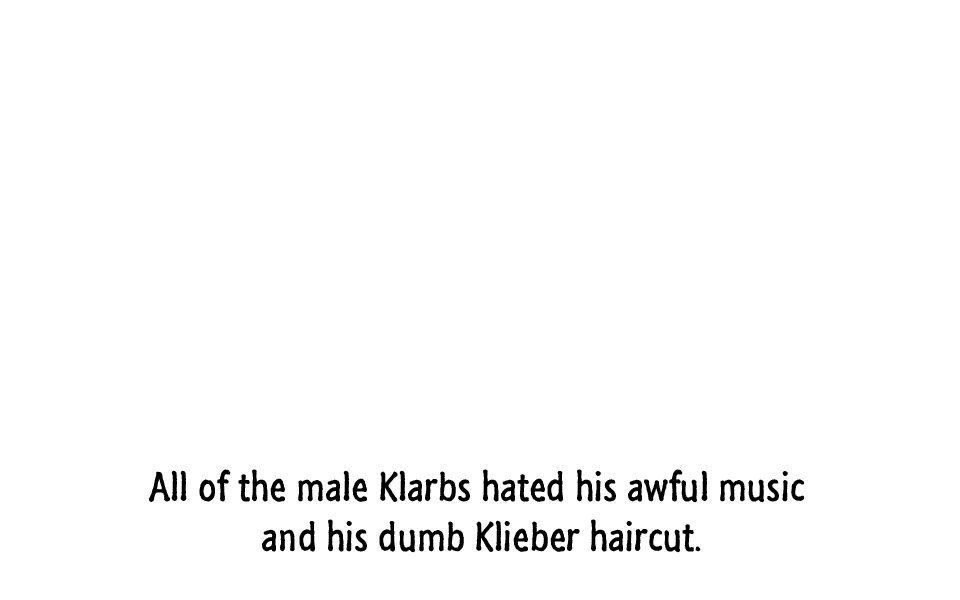
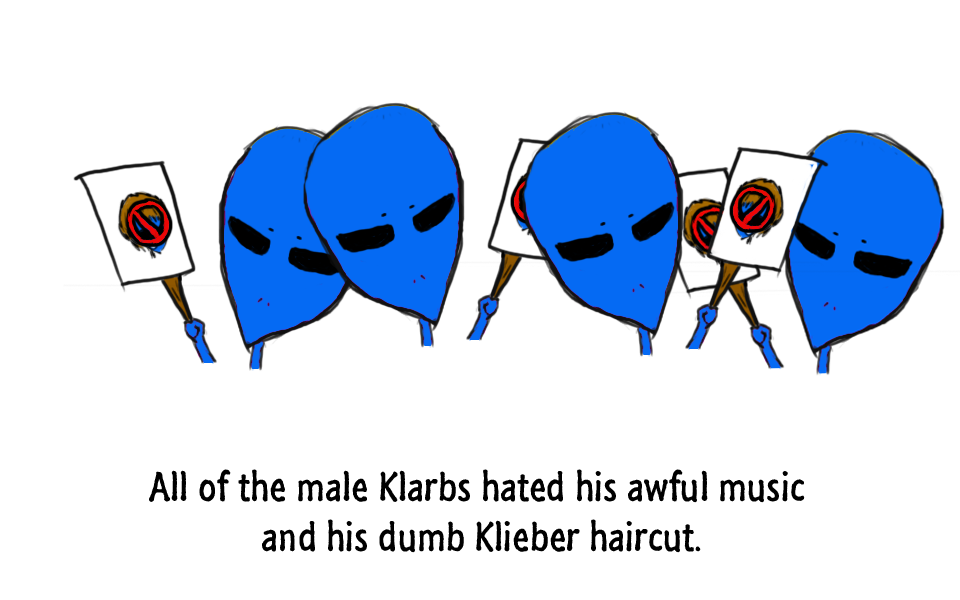
Layer changes from the first 960x600 image to the second:
added layer "Layer 1 copy" above "Layer 1" over [522, 110, 960, 358]
added layer "Layer 1" above "Layer 2 copy" over [303, 101, 825, 349]
added layer "Layer 2 copy" above "Layer 2" over [628, 128, 945, 376]
added layer "Layer 2" above "All of the male Klarbs hated his awful music and his dumb Klie" over [63, 124, 380, 371]
